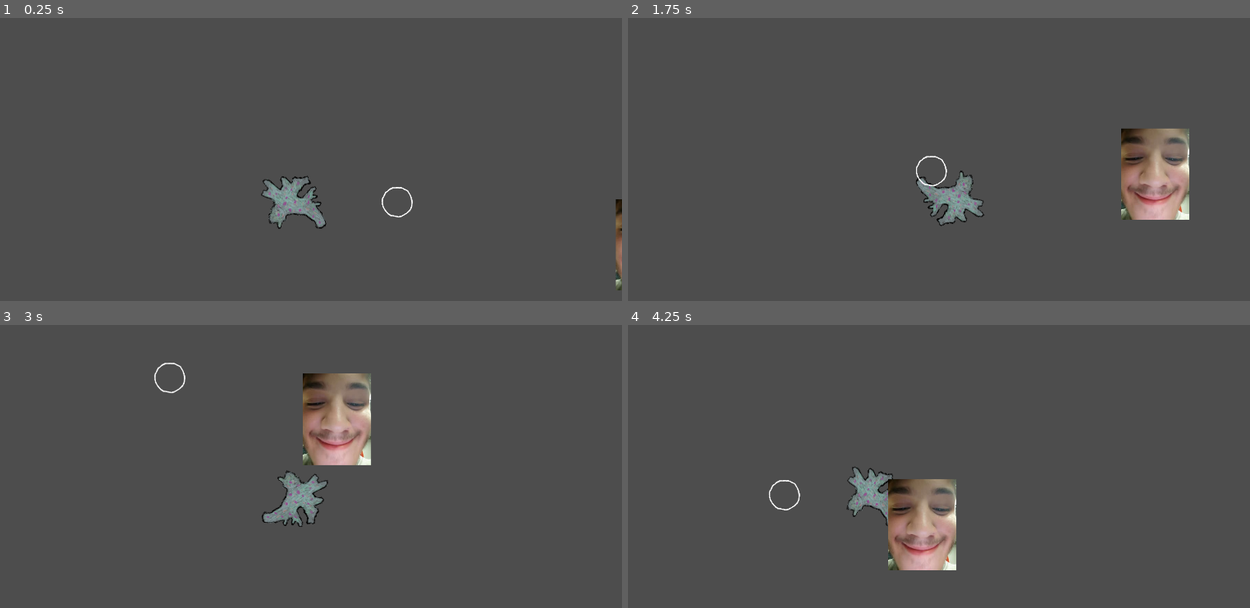
Above: before the commit, frames 1-4 (two rows, left to right).
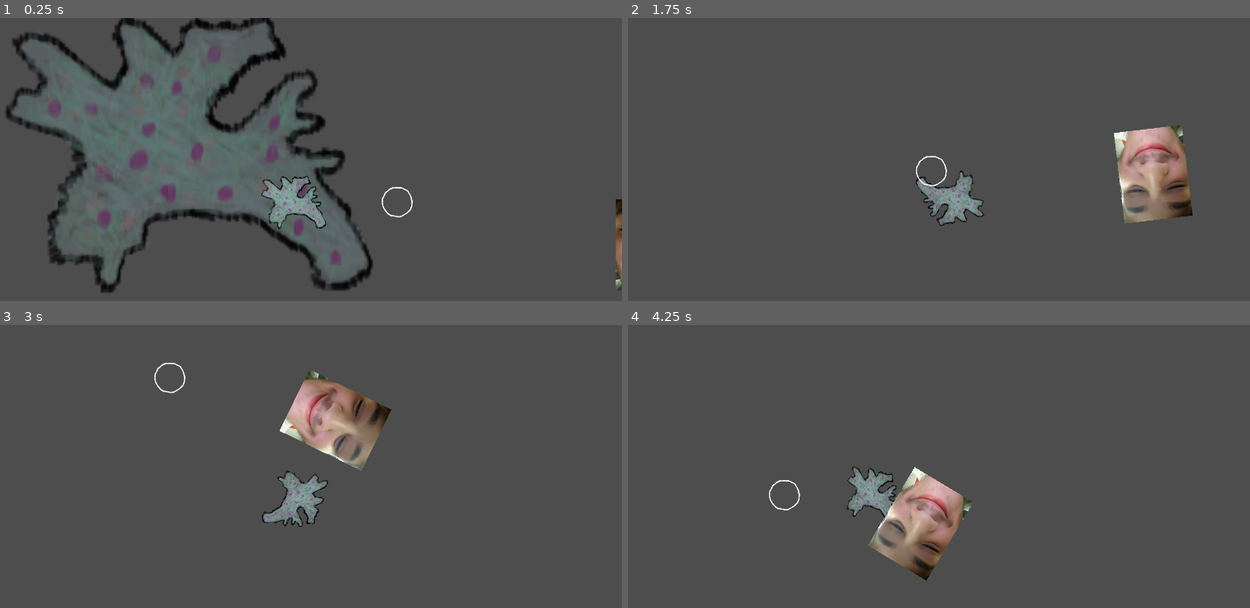
Above: after the commit, the same moments.

Repository: borna-misetic/X.Press-2025
Game: Godot game, scene res://Scenes/DamageTest.tscn
Two runs of this game, one before a commit and one after it. Both use one fixed random seed, a clock stepped at 60 frames per second and the inputs below. This scene is started directly instead of the project's main scene.
Inputs (mouse positions are in pixels of both pictures, inside the frame that each line leads up to):
- Up to frame 1 (0.25 s): no input
- Up to frame 2 (1.75 s): move the mouse to (1063, 184) at 0.52 s; hold D (move_right) 0.53-1.28 s; move the mouse to (789, 221) at 1.27 s; hold S (move_down) from 1.28 s (still down)
- Up to frame 3 (3 s): move the mouse to (360, 429) at 2.02 s; release S (move_down) at 2.03 s; hold D (move_right) 2.03-2.78 s; move the mouse to (261, 582) at 2.77 s; hold W (move_up) from 2.78 s (still down)
- Up to frame 4 (4.25 s): move the mouse to (1119, 565) at 3.52 s; release W (move_up) at 3.53 s; hold A (move_left) from 3.53 s (still down)

The runs differ from the first frame. In frame 1, 20% of the frame differs, in the area x 0-60%, y 0-98%; in frame 2, 3.3%; in frame 3, 3.7%; in frame 4, 3.7%.

Commit message:
Added looking at player

Diff:
--- a/Scenes/DamageTest.tscn
+++ b/Scenes/DamageTest.tscn
@@ -1,9 +1,11 @@
-[gd_scene load_steps=6 format=3 uid="uid://bgvxh73ilsgx6"]
+[gd_scene load_steps=8 format=3 uid="uid://bgvxh73ilsgx6"]
 
 [ext_resource type="PackedScene" uid="uid://66yey5wgghoi" path="res://Scenes/ameba_player.tscn" id="1_6o2w5"]
 [ext_resource type="Texture2D" uid="uid://b5pn3mwga8sf5" path="res://Textures/ball.png" id="2_q6t3y"]
 [ext_resource type="PackedScene" uid="uid://eh6x3dh0iwr3" path="res://Scenes/HurtBox.tscn" id="3_7tjmx"]
 [ext_resource type="PackedScene" uid="uid://cafw0njeulctk" path="res://Scenes/Enemys/BaseEnemy/TestEnemy.tscn" id="4_q6t3y"]
+[ext_resource type="PackedScene" uid="uid://tx6myed6ys5w" path="res://Scenes/EyeCandy/ghost_sprite/ghost_sprite.tscn" id="5_3iira"]
+[ext_resource type="Texture2D" uid="uid://cvq3n7qo86jqq" path="res://Textures/ameba_start.png" id="6_3iira"]
 
 [sub_resource type="CircleShape2D" id="CircleShape2D_3iira"]
 radius = 48.0416
@@ -30,3 +32,8 @@
 
 [node name="TestEnemy" parent="." instance=ExtResource("4_q6t3y")]
 position = Vector2(1360, 283)
+
+[node name="GhostSprite" parent="." instance=ExtResource("5_3iira")]
+position = Vector2(2, -1)
+scale = Vector2(5.76, 5.32)
+texture = ExtResource("6_3iira")
--- a/Scenes/Enemys/BaseEnemy/States/follow.gd
+++ b/Scenes/Enemys/BaseEnemy/States/follow.gd
@@ -14,6 +14,7 @@
 
 func Update(_delta:float):
 	enemy_brain.body.velocity = get_player_direction() * enemy_brain.speed * enemy_brain.follow_speed_factor * _delta;
+	look_at_player()
 	enemy_brain.body.move_and_slide()
 
 	check_idle()
@@ -30,6 +31,8 @@
 func _on_loose_sight_timeout() -> void:
 	start_idle = true;
 
+func look_at_player():
+	enemy_brain.body.look_at(PlayerGlobal.player.global_position);
 
 func check_idle():
 	if start_idle == true:
--- /dev/null
+++ b/Scenes/EyeCandy/ghost_sprite/ghost_sprite.gd
@@ -0,0 +1,12 @@
+extends Sprite2D
+
+func _ready() -> void:
+	ghosting()
+
+func ghosting():
+	var tween_fade = get_tree().create_tween();
+	tween_fade.tween_property(self, "self_modulate", Color(1,1,), 0.75);
+
+	await tween_fade.finished
+
+	queue_free()
--- /dev/null
+++ b/Scenes/EyeCandy/ghost_sprite/ghost_sprite.tscn
@@ -0,0 +1,7 @@
+[gd_scene load_steps=2 format=3 uid="uid://tx6myed6ys5w"]
+
+[ext_resource type="Script" uid="uid://dpayl8i0njto1" path="res://Scenes/EyeCandy/ghost_sprite/ghost_sprite.gd" id="1_dvx6h"]
+
+[node name="GhostSprite" type="Sprite2D"]
+show_behind_parent = true
+script = ExtResource("1_dvx6h")
--- /dev/null
+++ b/Scenes/dash_component.tscn
@@ -0,0 +1,6 @@
+[gd_scene load_steps=2 format=3 uid="uid://dffic8yquuq0a"]
+
+[ext_resource type="Script" uid="uid://bwl5brotb0ot8" path="res://Scripts/dash_component.gd" id="1_myv45"]
+
+[node name="DashComponent" type="Node2D"]
+script = ExtResource("1_myv45")
--- /dev/null
+++ b/Scripts/dash_component.gd
@@ -0,0 +1,7 @@
+extends Node2D
+
+@export var body : CharacterBody2D
+@export var dash_factor : float = 4;
+
+func apply_dash():
+	body.velocity *= dash_factor;
--- a/project.godot
+++ b/project.godot
@@ -46,3 +46,8 @@
 "events": [Object(InputEventKey,"resource_local_to_scene":false,"resource_name":"","device":-1,"window_id":0,"alt_press …(192 unchanged characters)…
 ]
 }
+dash={
+"deadzone": 0.2,
+"events": [Object(InputEventKey,"resource_local_to_scene":false,"resource_name":"","device":-1,"window_id":0,"alt_pressed":false,"shift_pressed":false,"ctrl_pressed":false,"meta_pressed":false,"pressed":false,"keycode":0,"physical_keycode":32,"key_label":0,"unicode":32,"location":0,"echo":false,"script":null)
+]
+}
Not shown: 1 places in Scenes/Background.tscn that only renumber resources
Not shown, added: Scenes/EyeCandy/ghost_sprite/ghost_sprite.gd.uid
Not shown: 1 places in Scenes/camera_component.tscn that only renumber resources
Not shown, added: Scripts/dash_component.gd.uid
